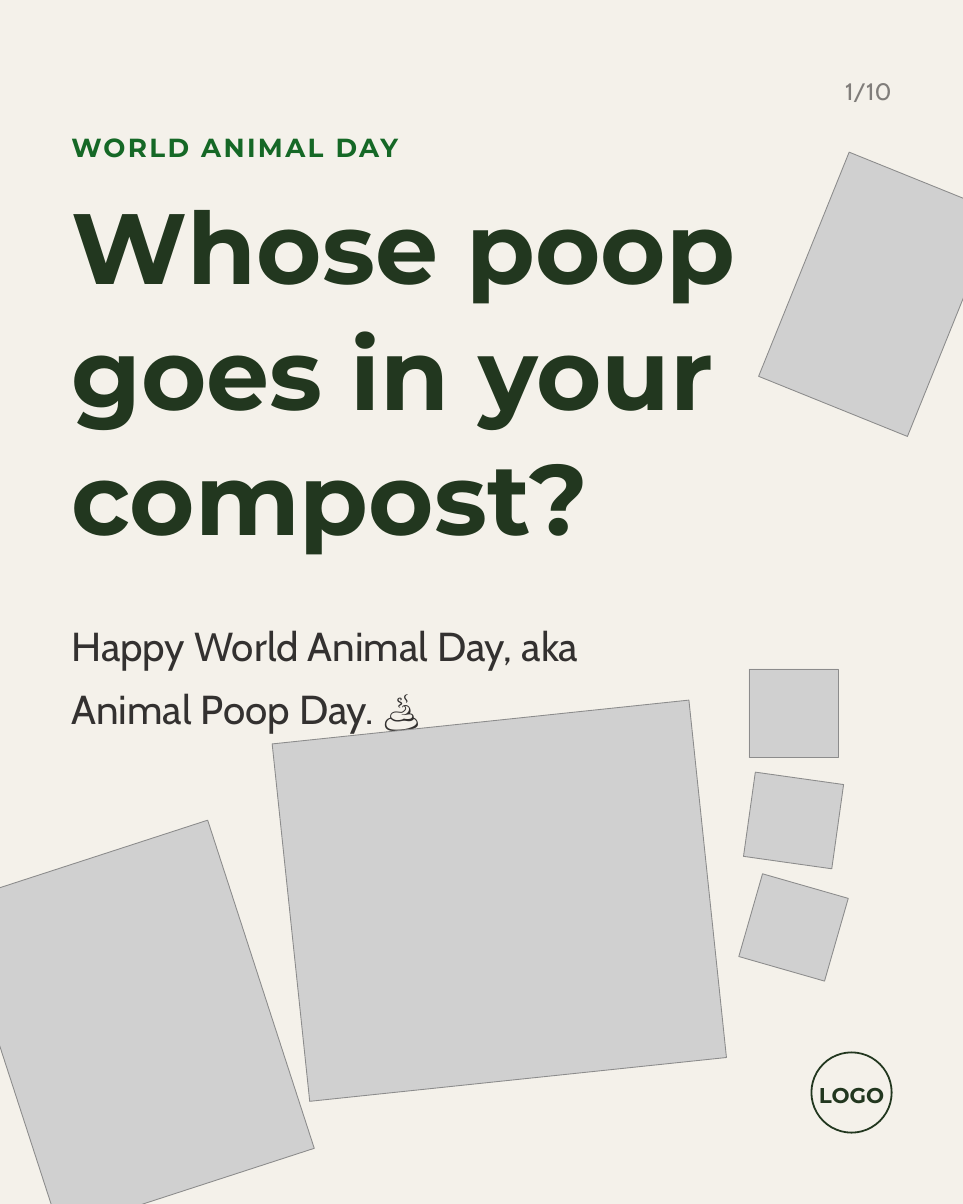
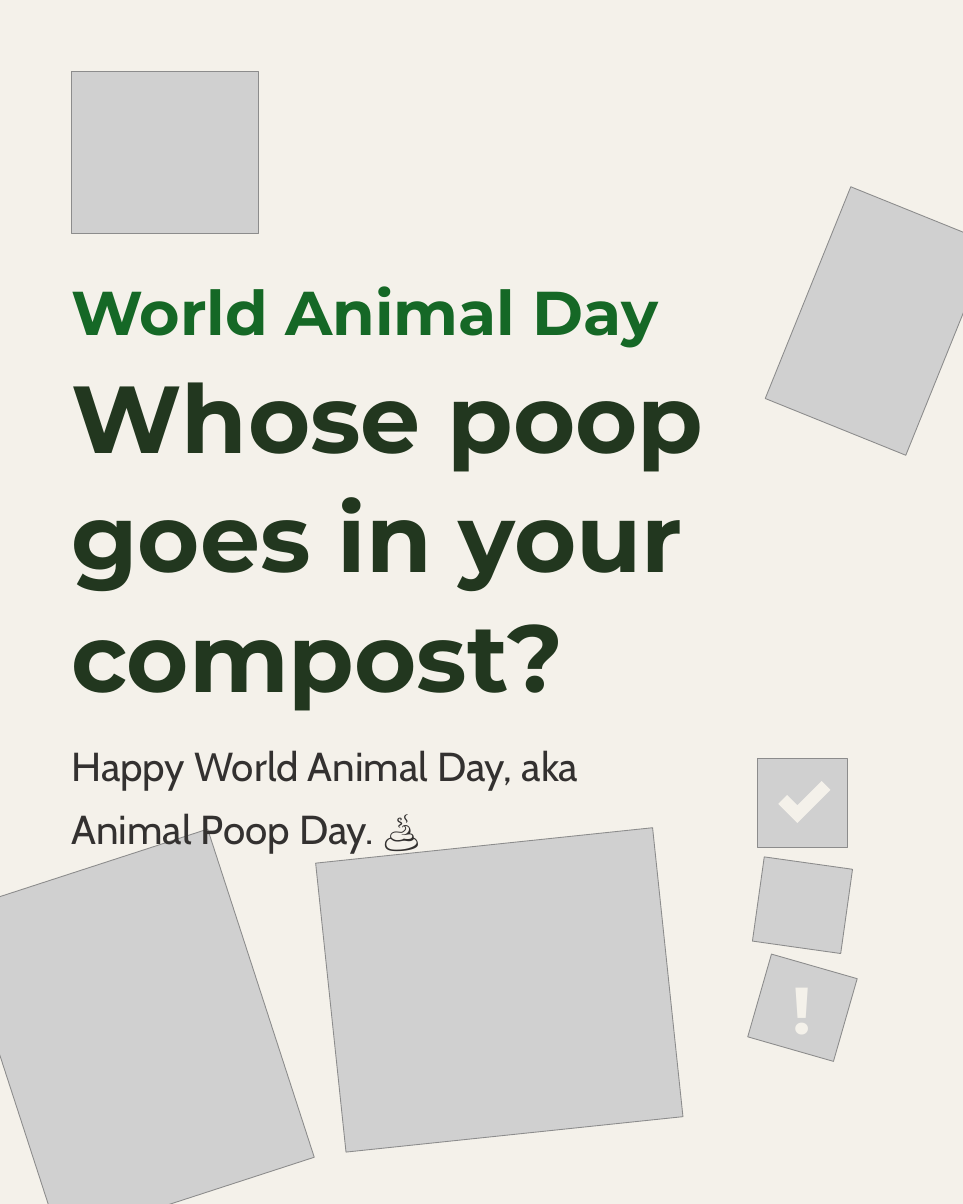
Before and after one commit to linneamoritznyc/SFW-SocialMedia, a slide deck: slide 1 of templates/posts/october/04-10-2026-sun-ig-world-animal-day.pptx. Drawn at 963x1204 pixels with LibreOffice and Linux fonts; fonts in the diff are those of the drawing; grey boxes stand for pictures; background and template pictures are left out. Boxes give left, top, right and bottom in pixels: in the first picture for what was removed or moved away, otherwise in the second. Text is boxed around its words. In the diff, an @@ line names an element or a change of style, - is before the commit and + after.

```diff
--- a/templates/posts/october/04-10-2026-sun-ig-world-animal-day.pptx
+++ b/templates/posts/october/04-10-2026-sun-ig-world-animal-day.pptx
@@ picture added at (71, 71, 259, 234) @@
@@ text removed at (845, 83, 892, 102) @@
-1/10
@@ picture: place and size @@
-picture at (758, 152, 963, 437)
+picture at (766, 187, 963, 456)
@@ text at (71, 286, 658, 348): text changed; size 22 to 52 pt @@
-WORLD ANIMAL DAY
+World Animal Day
@@ text "Whose poop goes in your ...": place and size @@
-text "Whose poop goes in your ..." at (71, 210, 735, 555)
+text "Whose poop goes in your ..." at (71, 382, 704, 711)
@@ text "Whose poop goes in your ..." at (71, 382, 704, 711): size 84 to 80 pt @@
@@ text "Happy World Animal Day, aka ...": place and size @@
-text "Happy World Animal Day, aka ..." at (71, 630, 579, 733)
+text "Happy World Animal Day, aka ..." at (71, 750, 579, 854)
@@ picture: place and size @@
-picture at (749, 669, 838, 758)
+picture at (758, 758, 847, 847)
@@ freeform shape added at (778, 781, 830, 823), fill #F4F1EA @@
@@ picture: place and size @@
-picture at (0, 820, 314, 1204)
+picture at (0, 829, 314, 1204)
@@ picture: place and size @@
-picture at (273, 700, 727, 1101)
+picture at (315, 828, 683, 1152)
@@ picture: place and size @@
-picture at (744, 772, 843, 869)
+picture at (752, 857, 852, 953)
@@ picture: place and size @@
-picture at (739, 874, 848, 981)
+picture at (747, 954, 857, 1062)
@@ text added at (758, 963, 847, 1052), 55.7 pt, text #F4F1EA, bold @@
+!
@@ ellipse removed at (811, 1052, 892, 1132) @@
@@ text removed at (819, 1087, 884, 1104) @@
-LOGO
```
Also in this commit, not shown: 9 other slides changed, 2 slides added, 1 other file.
